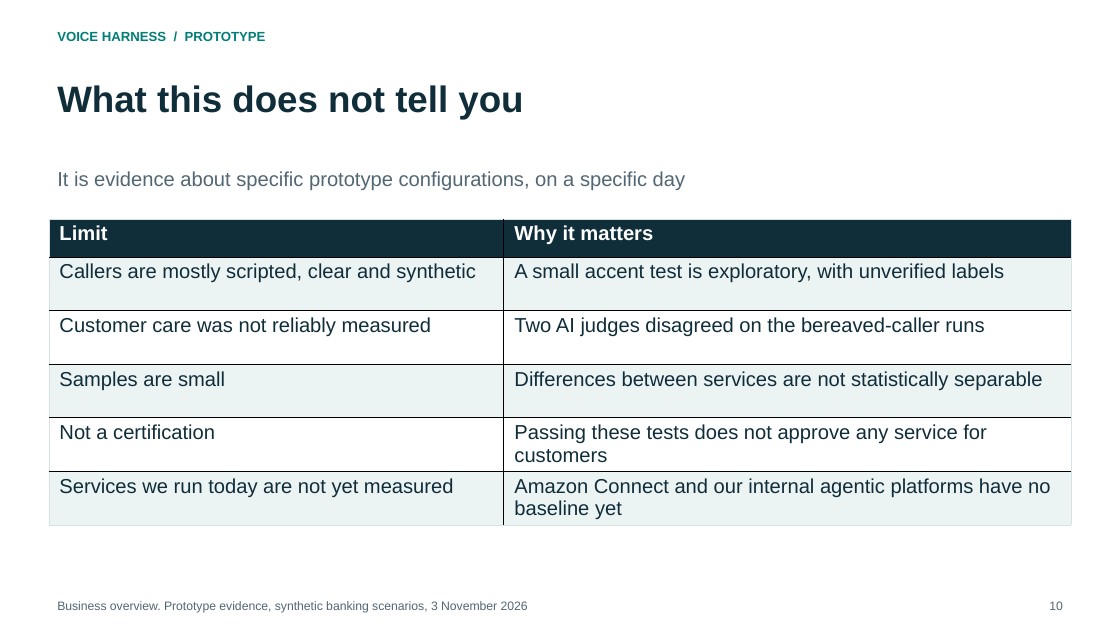
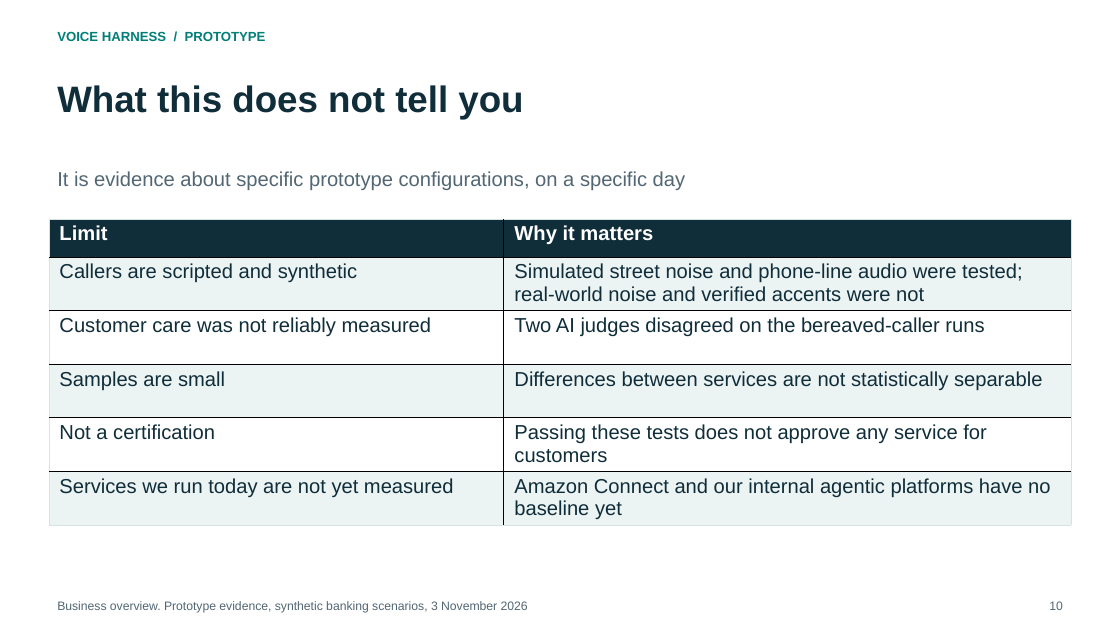
Before and after one commit to Ready2k/Voice_harness, a slide deck: slide 10 of output/consulting-2026-10-31/deliverables/Voice-Harness-Business-Overview.pptx. Drawn at 1120x630 pixels with LibreOffice and Linux fonts; fonts in the diff are those of the drawing. Boxes give left, top, right and bottom in pixels: in the first picture for what was removed or moved away, otherwise in the second. Text is boxed around its words. In the diff, an @@ line names an element or a change of style, - is before the commit and + after.

```diff
--- a/output/consulting-2026-10-31/deliverables/Voice-Harness-Business-Overview.pptx
+++ b/output/consulting-2026-10-31/deliverables/Voice-Harness-Business-Overview.pptx
@@ table at [49, 218, 1071, 525] @@
-row 2, column 1: Callers are mostly scripted, clear and synthetic
+row 2, column 1: Callers are scripted and synthetic
-row 2, column 2: A small accent test is exploratory, with unverified labels
+row 2, column 2: Simulated street noise and phone-line audio were tested; real-world noise and verified accents were not
```
Also in this commit, not shown: 2 other slides changed, 29 other files.
